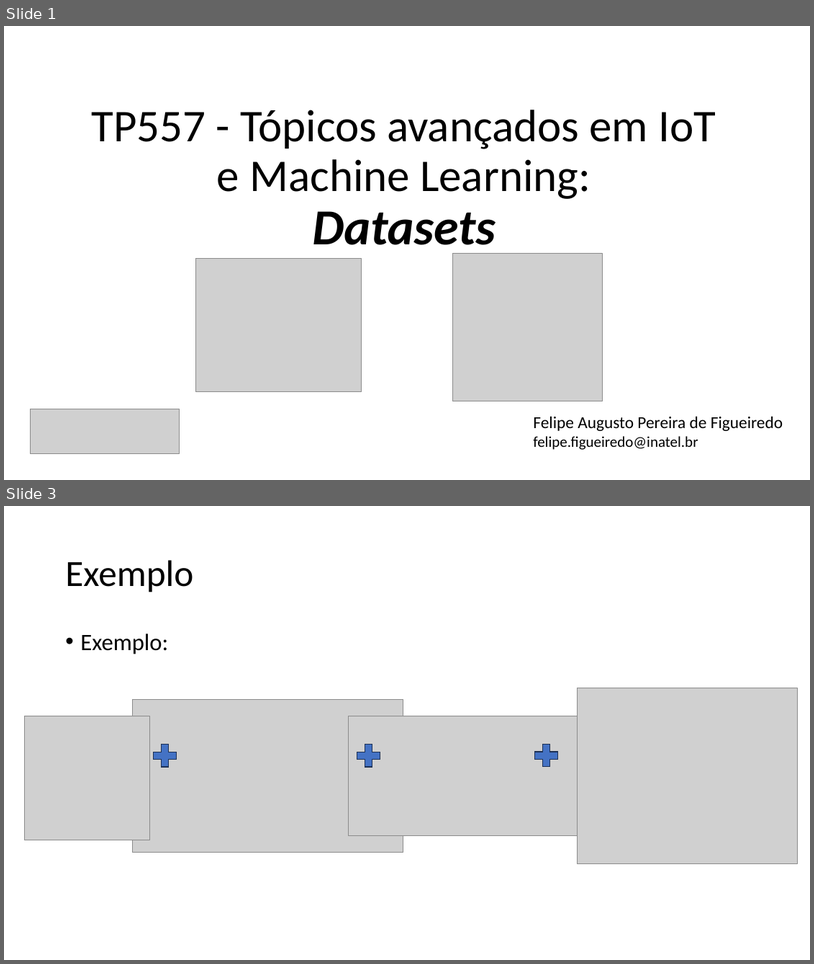
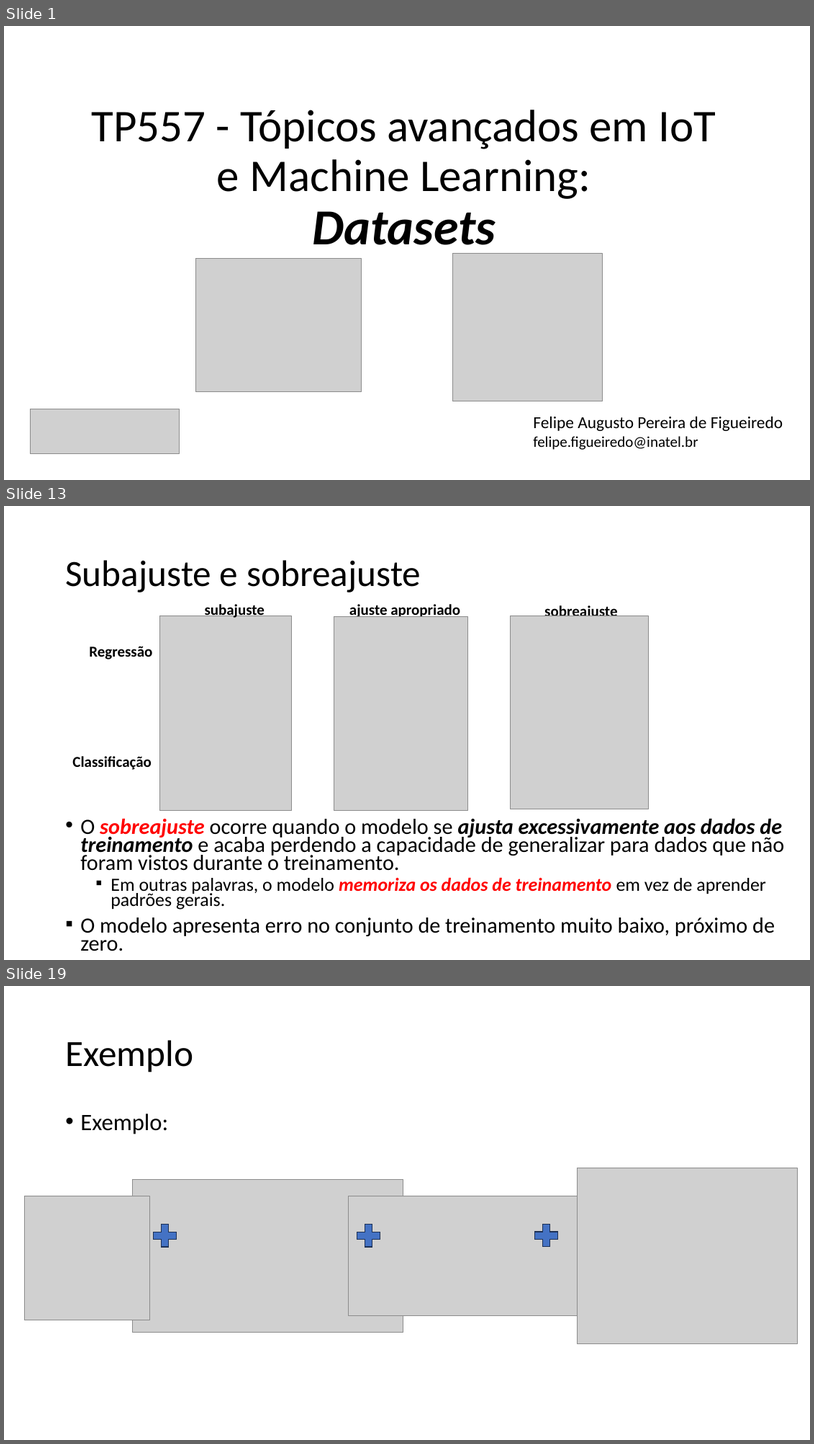
Before and after one commit to zz4fap/tp557-iot-ml, a slide deck: slides/TP557_10_Datasets.pptx. Shown one above the other, each under a label of ours: slides 1 and 3 before the commit, slides 1, 13 and 19 after it; the slides between them are not shown. The pictures are 814x964 and 814x1444 pixels, drawn with LibreOffice and Linux fonts; fonts in the diff are those of the drawing; grey boxes stand for pictures. Boxes give left, top, right and bottom in pixels: in the first picture for what was removed or moved away, otherwise in the second. Text is boxed around its words. In the diff, an @@ line names an element or a change of style, - is before the commit and + after.

```diff
--- a/slides/TP557_10_Datasets.pptx
+++ b/slides/TP557_10_Datasets.pptx
@@ slide 13 added at (4, 506, 810, 960), background #FFFFFF @@
@@ title added at (65, 560, 421, 592), 44 pt, text #000000 @@
+Subajuste e sobreajuste
@@ text added at (205, 602, 265, 618), 18 pt, text #000000, bold @@
+subajuste
@@ text added at (350, 604, 460, 617), 18 pt, text #000000, bold @@
+ajuste apropriado
@@ text added at (545, 604, 617, 616), 18 pt, text #000000, bold @@
+sobreajuste
@@ picture added at (160, 615, 291, 811) @@
@@ picture added at (334, 616, 468, 810) @@
@@ picture added at (511, 615, 649, 809) @@
@@ text added at (89, 646, 152, 659), 18 pt, text #000000, bold @@
+Regressão
@@ text added at (72, 756, 151, 770), 18 pt, text #000000, bold @@
+Classificação
@@ text added at (80, 818, 784, 951), 25.9 pt, text #000000 @@
+• O sobreajuste ocorre quando o modelo se ajusta excessivamente aos dados de treinamento e acaba perdendo a capacidade de generalizar para dados que não foram vistos durante o treinamento.
+  ▪ Em outras palavras, o modelo memoriza os dados de treinamento em vez de aprender padrões gerais.
+▪ O modelo apresenta erro no conjunto de treinamento muito baixo, próximo de zero.
@@ what was slide 3 is now slide 19 @@
```
Also in this commit, not shown: 1 slide changed, 15 other slides added, 2 other files.
